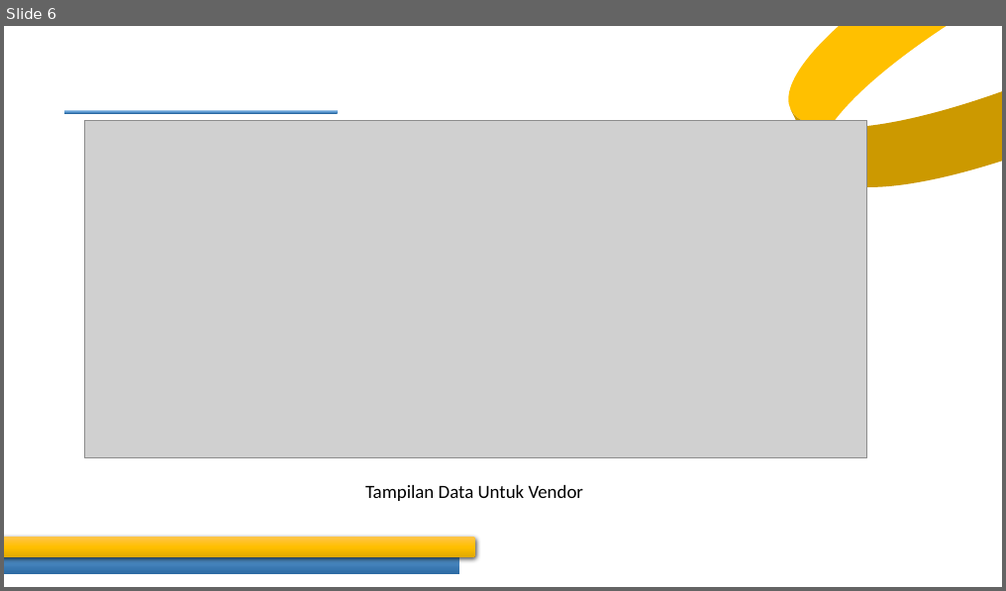
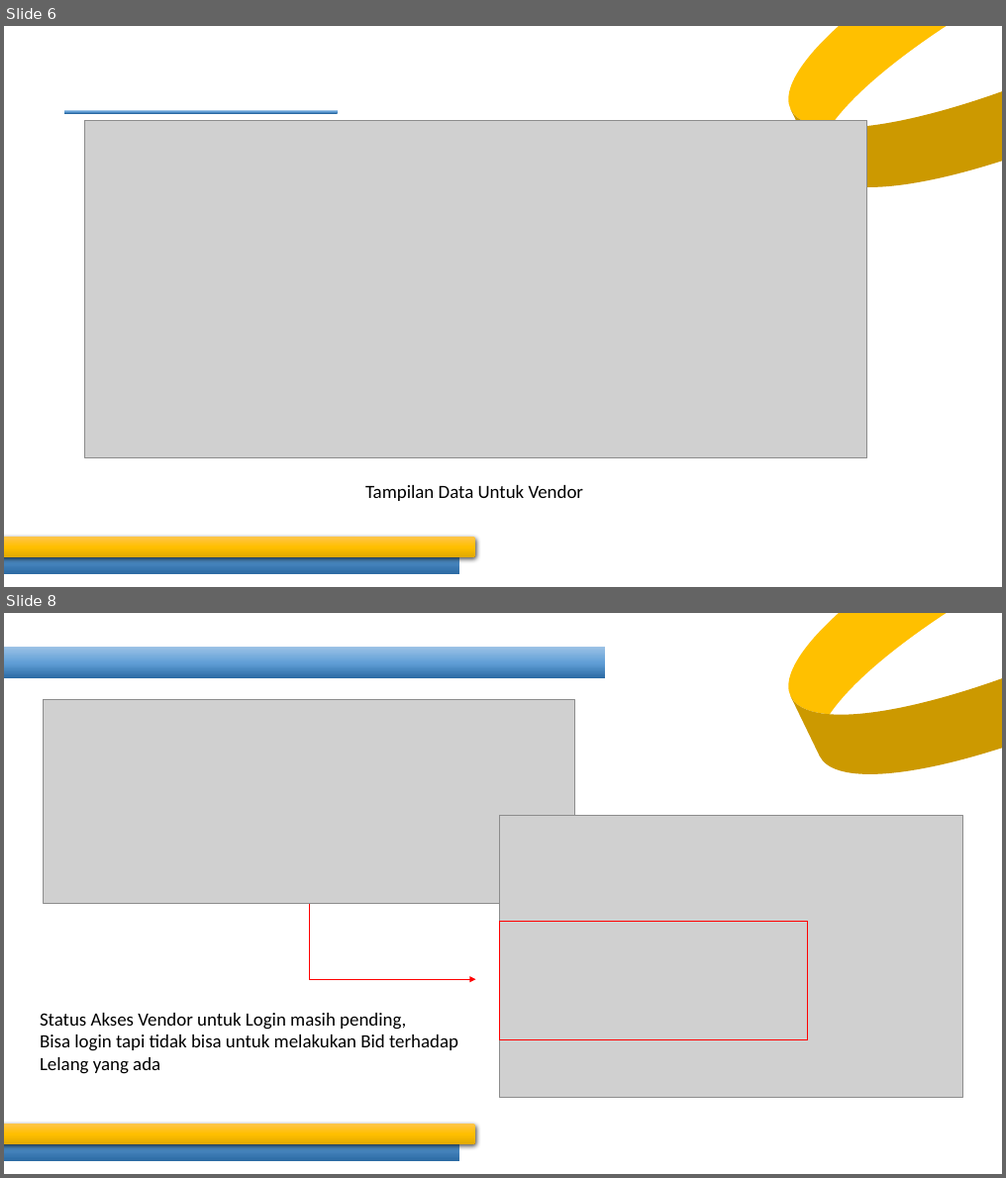
Before and after one commit to nopri888-anto/tender-app, a slide deck: Modul.pptx. Shown one above the other, each under a label of ours: slide 6 before the commit, slides 6 and 8 after it; the slides between them are not shown. The pictures are 1006x591 and 1006x1178 pixels, drawn with LibreOffice and Linux fonts; fonts in the diff are those of the drawing; grey boxes stand for pictures. Boxes give left, top, right and bottom in pixels: in the first picture for what was removed or moved away, otherwise in the second. Text is boxed around its words. In the diff, an @@ line names an element or a change of style, - is before the commit and + after.

```diff
--- a/Modul.pptx
+++ b/Modul.pptx
@@ slide 8 added at (4, 613, 1002, 1174), background #FFFFFF @@
@@ curved left arrow added at (741, 613, 1002, 831), fill #FFC000 @@
@@ rectangle added at (4, 646, 605, 678), fill gradient #2A69A2 to #609ED6 to #9DC3E6 @@
@@ picture added at (43, 700, 574, 903) @@
@@ picture added at (499, 816, 962, 1098) @@
@@ elbow arrow added from (309, 903) to (475, 980), #FF0000 0.5 pt @@
@@ rectangle added at (499, 922, 807, 1042), outline #FF0000 1 pt @@
@@ text added at (40, 1013, 458, 1074), 18 pt, text #000000 @@
+Status Akses Vendor untuk Login masih pending,
+Bisa login tapi tidak bisa untuk melakukan Bid terhadap
+Lelang yang ada
@@ corner added at (4, 1118, 460, 1161), fill gradient #2A69A2 to #609ED6 to #9DC3E6 @@
@@ rounded rectangle added at (4, 1124, 475, 1146), fill gradient #FFC64B to #FFC000 to #E3AB00 @@
```
Also in this commit, not shown: 3 slides changed, 1 other slide added, 7 slides removed, 10 other files.
